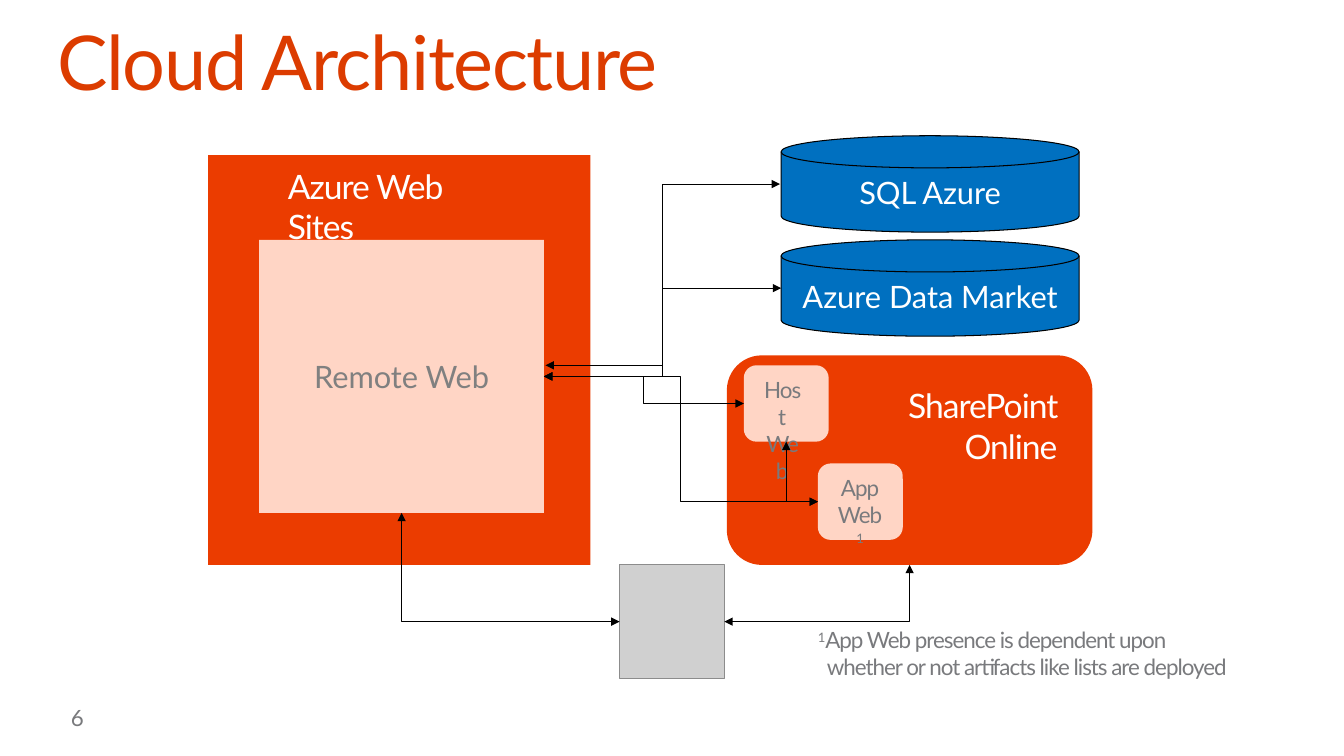
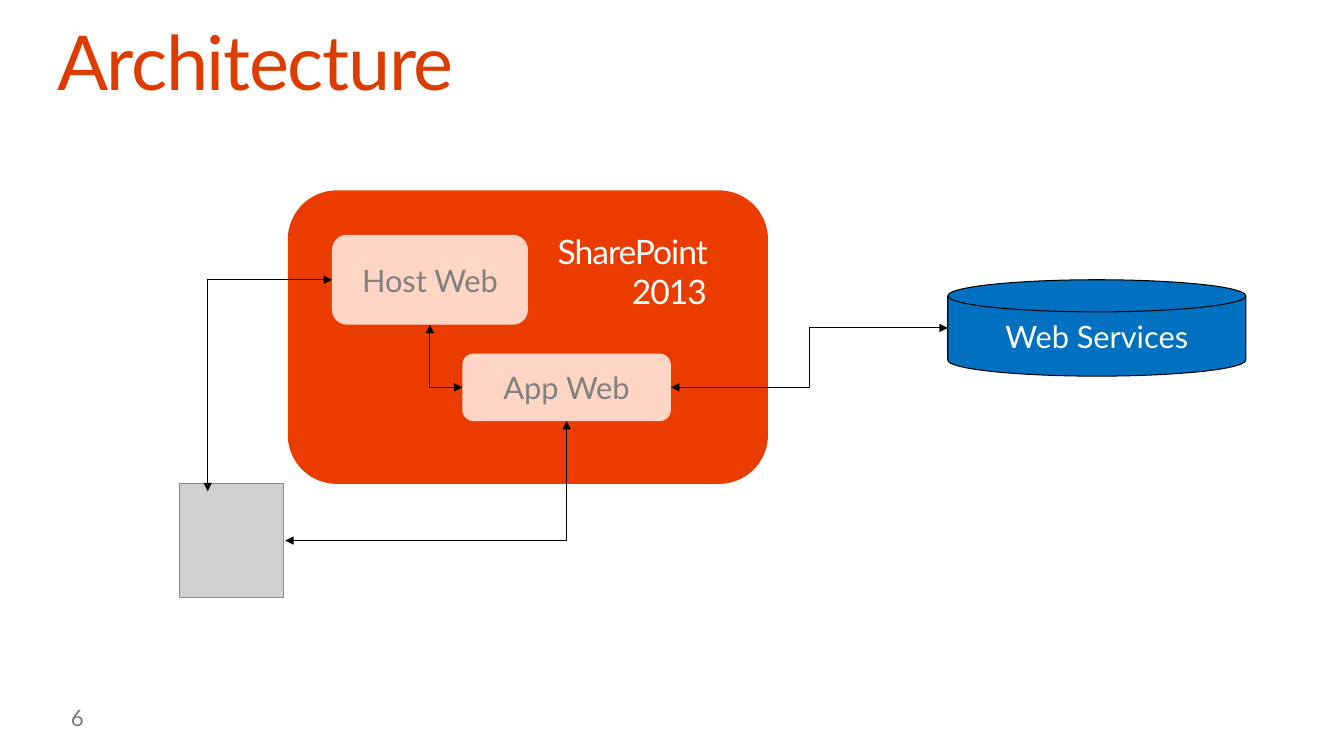
Before and after one commit to OfficeDev/TrainingContent, a slide deck: slide 6 of O3652-5 Deep Dive into SharePoint Hosted Apps/O3652-5 Deep Dive into SharePoint Hosted Apps.pptx. Drawn at 1344x756 pixels with LibreOffice and Linux fonts; fonts in the diff are those of the drawing; grey boxes stand for pictures; background and template pictures are left out. Boxes give left, top, right and bottom in pixels: in the first picture for what was removed or moved away, otherwise in the second. Text is boxed around its words. In the diff, an @@ line names an element or a change of style, - is before the commit and + after.

Commit message:
Presentation updates

```diff
--- a/O3652-5 Deep Dive into SharePoint Hosted Apps/O3652-5 Deep Dive into SharePoint Hosted Apps.pptx
+++ b/O3652-5 Deep Dive into SharePoint Hosted Apps/O3652-5 Deep Dive into SharePoint Hosted Apps.pptx
@@ title at [57, 34, 453, 91]: text changed @@
-Cloud Architecture
+Architecture
@@ cylinder removed at [781, 136, 1080, 233] @@
-SQL Azure
@@ rectangle removed at [209, 155, 591, 565] @@
@@ rounded rectangle: place and size @@
-rounded rectangle at [727, 356, 1093, 566]
+rounded rectangle at [288, 191, 768, 484]
@@ elbow double arrow removed from (780, 185) to (545, 365) @@
@@ rounded rectangle "Host Web": place and size @@
-rounded rectangle "Host Web" at [838, 506, 882, 523]
+rounded rectangle "Host Web" at [332, 235, 527, 325]
@@ rounded rectangle "Host Web" at [332, 235, 527, 325]: size 16 to 22 pt, text colour #797A7D to #808080, letter spacing -0.7 to 0 pt; vertical alignment top to middle; fill none to #FFD5C5 @@
@@ text at [558, 239, 708, 305]: text changed @@
-SharePoint Online
+SharePoint 2013
@@ rectangle removed at [259, 240, 543, 513] @@
-Remote Web
@@ elbow double arrow moved from (401, 513) - (619, 622) to (332, 280) - (208, 491) @@
@@ cylinder "Web Services": place and size @@
-cylinder "Web Services" at [781, 240, 1080, 337]
+cylinder "Web Services" at [948, 280, 1246, 377]
@@ elbow double arrow moved from (786, 442) - (818, 502) to (430, 325) - (463, 387) @@
@@ elbow double arrow moved from (781, 288) - (544, 376) to (948, 328) - (670, 387) @@
@@ text in cylinder at [1005, 325, 1188, 349]: text changed @@
-Azure Data Market
+Web Services
@@ rounded rectangle added at [463, 354, 671, 421], fill #FFD5C5, 22 pt, text #808080 @@
+App Web
@@ elbow double arrow removed from (818, 502) to (544, 376) @@
@@ elbow double arrow removed from (744, 403) to (544, 376) @@
@@ rounded rectangle removed at [744, 365, 829, 442] @@
@@ elbow double arrow moved from (909, 565) - (724, 622) to (567, 421) - (285, 540) @@
@@ rounded rectangle removed at [818, 464, 902, 540] @@
@@ picture: place and size @@
-picture at [619, 565, 724, 679]
+picture at [179, 484, 284, 598]
@@ text removed at [841, 480, 879, 500] @@
-App
-Web1
@@ text removed at [827, 631, 1227, 679] @@
-1App Web presence is dependent upon
-whether or not artifacts like lists are deployed
```
Also in this commit, not shown: 8 other slides changed, 5 slides added, 12 slides removed, 1 other file.
